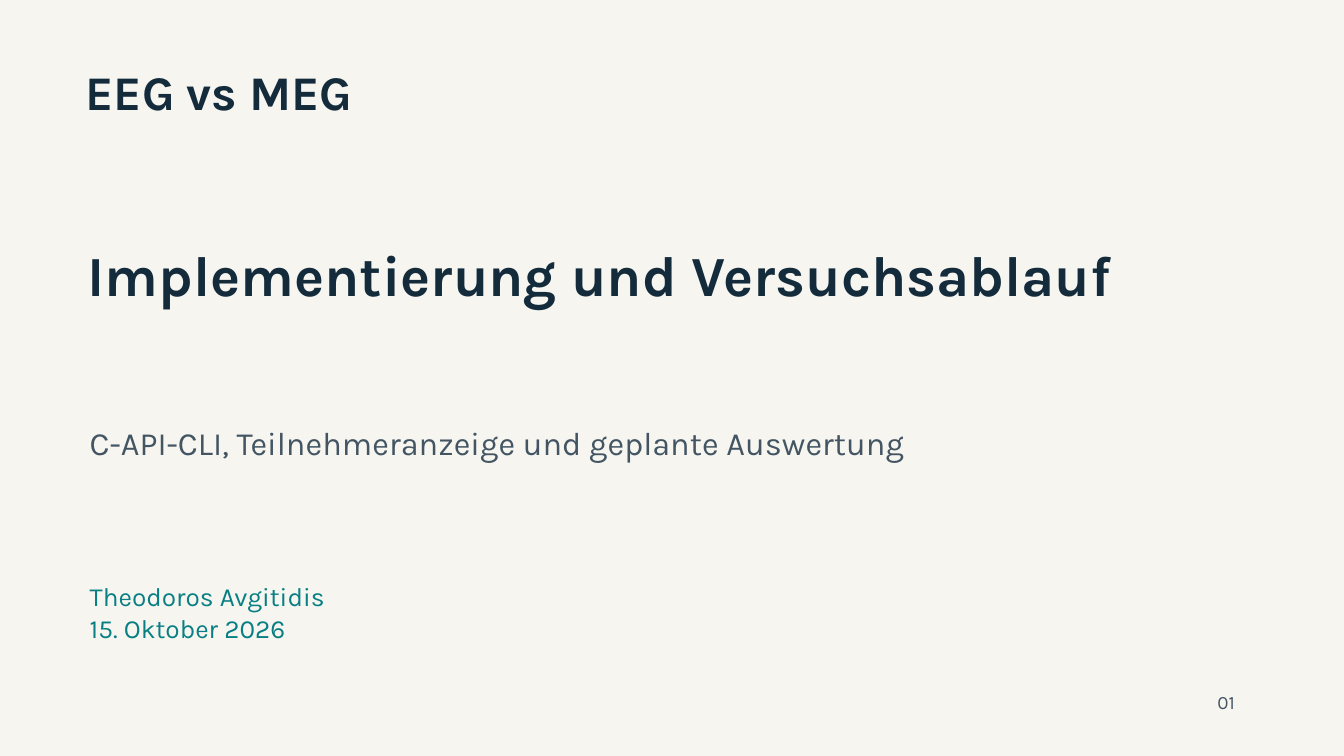
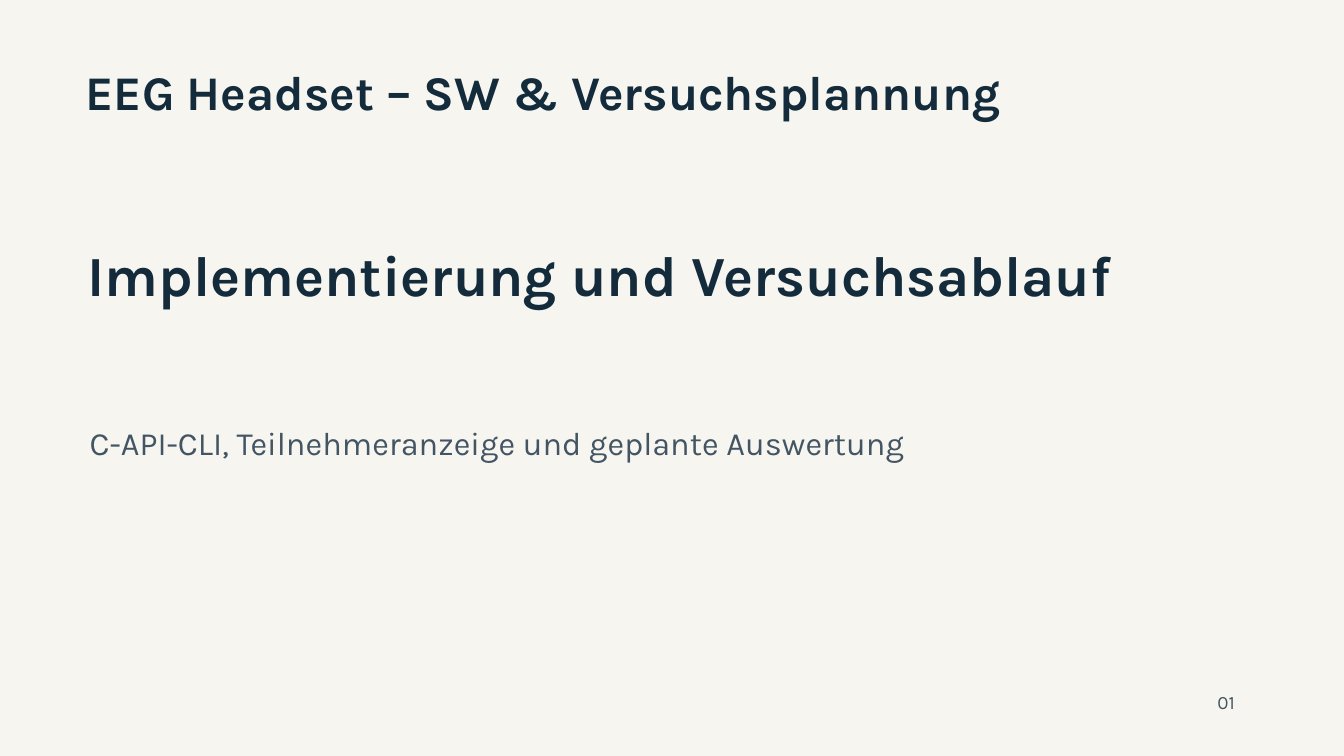
Before and after one commit to theoavgitidis/EEGvsMEG, a slide deck: slide 1 of presentations/EEGvsMEG_Projektstand_DE_v5.pptx. Drawn at 1344x756 pixels with LibreOffice and Linux fonts; fonts in the diff are those of the drawing. Boxes give left, top, right and bottom in pixels: in the first picture for what was removed or moved away, otherwise in the second. Text is boxed around its words. In the diff, an @@ line names an element or a change of style, - is before the commit and + after.

```diff
--- a/presentations/EEGvsMEG_Projektstand_DE_v5.pptx
+++ b/presentations/EEGvsMEG_Projektstand_DE_v5.pptx
@@ text at (86,77,1000,122): text changed @@
-EEG vs MEG
+EEG Headset – SW & Versuchsplannung
@@ text removed at (90,588,325,639) @@
-Theodoros Avgitidis
-15. Oktober 2026
```
Also in this commit, not shown: 1 other slide changed, 1 slide added, 2 other files.
